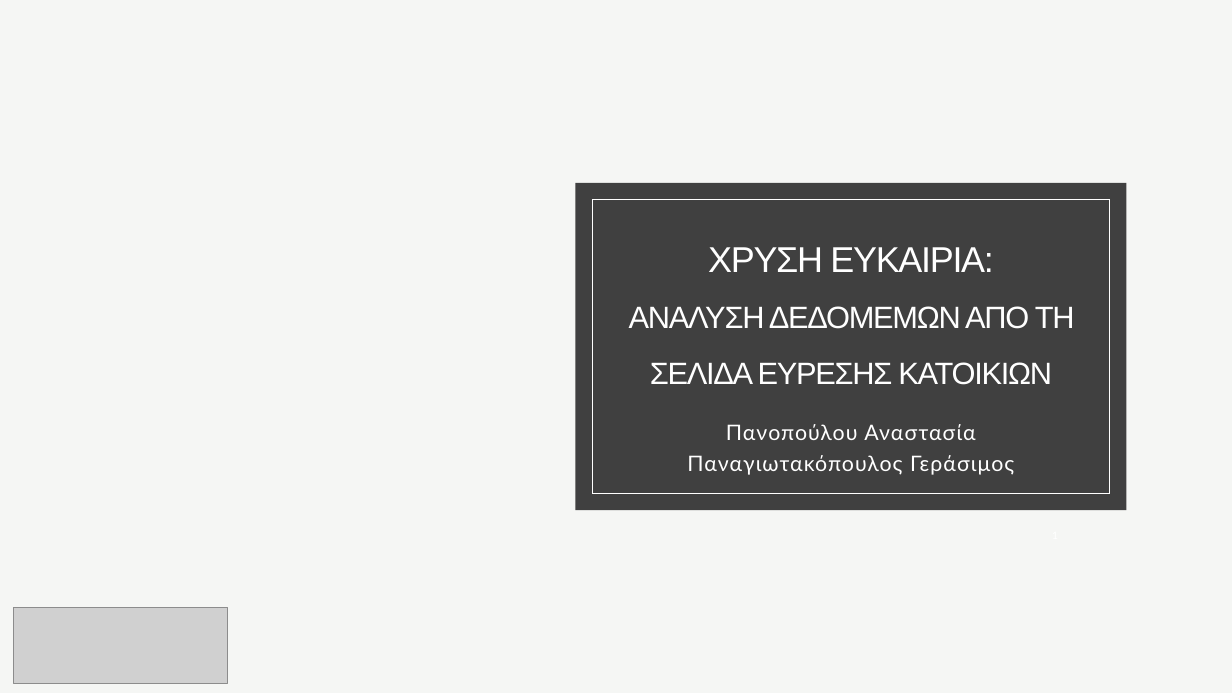
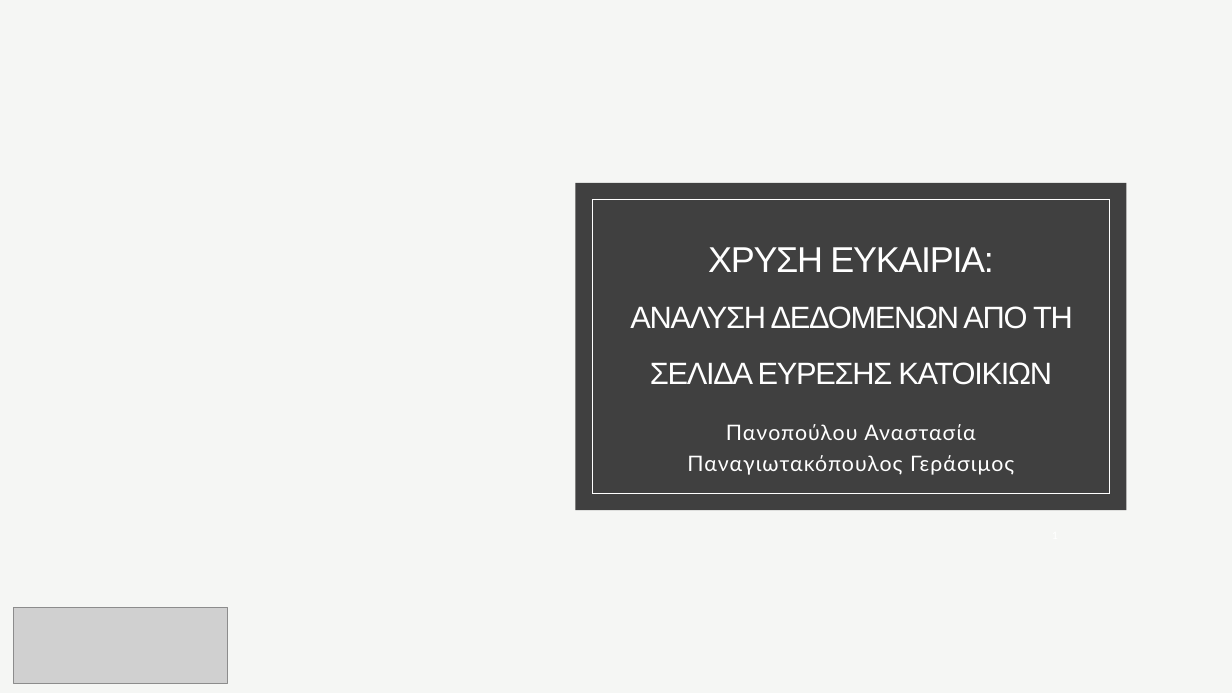
Before and after one commit to GerasimosPanagiotakopoulos/real-estate, a slide deck: slide 1 of presentation.pptx. Drawn at 1232x693 pixels with LibreOffice and Linux fonts; fonts in the diff are those of the drawing; grey boxes stand for pictures; background and template pictures are left out. Boxes give left, top, right and bottom in pixels: in the first picture for what was removed or moved away, otherwise in the second. Text is boxed around its words. In the diff, an @@ line names an element or a change of style, - is before the commit and + after.

```diff
--- a/presentation.pptx
+++ b/presentation.pptx
@@ title at box(630, 247, 1073, 385): text changed @@
-ΧΡΥΣΗ ΕΥΚΑΙΡΙΑ:
-ΑΝΑΛΥΣΗ ΔΕΔΟΜΕΜΩΝ ΑΠΟ ΤΗ ΣΕΛΙΔΑ ΕΥΡΕΣΗΣ ΚΑΤΟΙΚΙΩΝ
+ΧΡΥΣΗ ΕΥΚΑΙΡΙΑ:
+ΑΝΑΛΥΣΗ ΔΕΔΟΜΕΝΩΝ ΑΠΟ ΤΗ ΣΕΛΙΔΑ ΕΥΡΕΣΗΣ ΚΑΤΟΙΚΙΩΝ
```
Also in this commit, not shown: 3 other slides changed, 2 other files.
